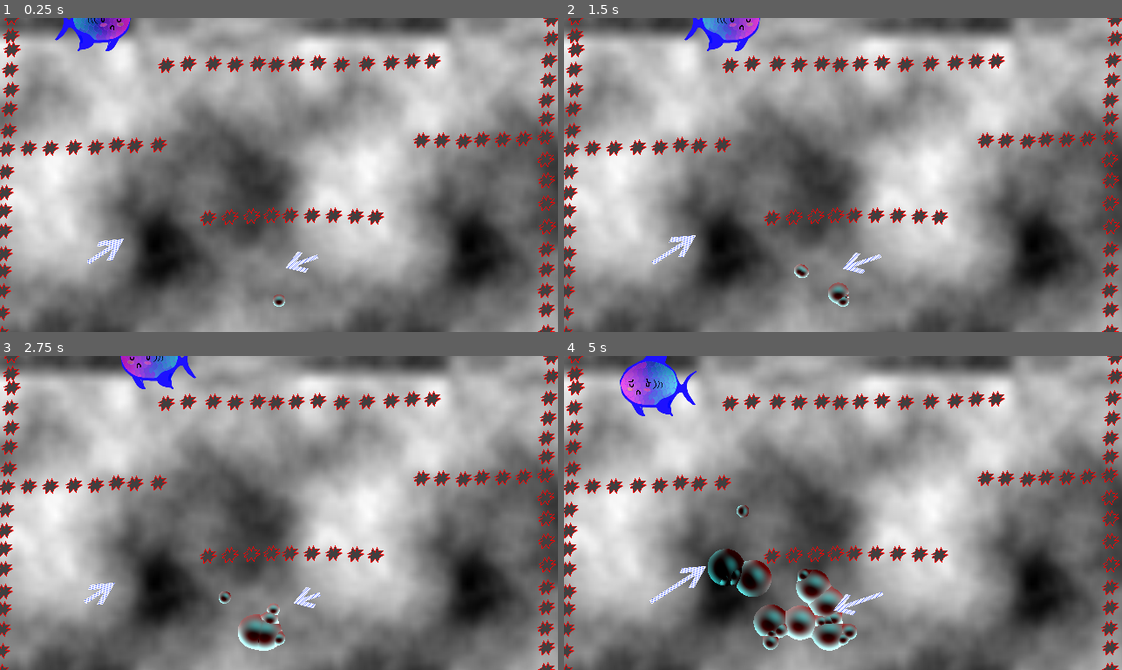
Above: before the commit, frames 1-4 (two rows, left to right).
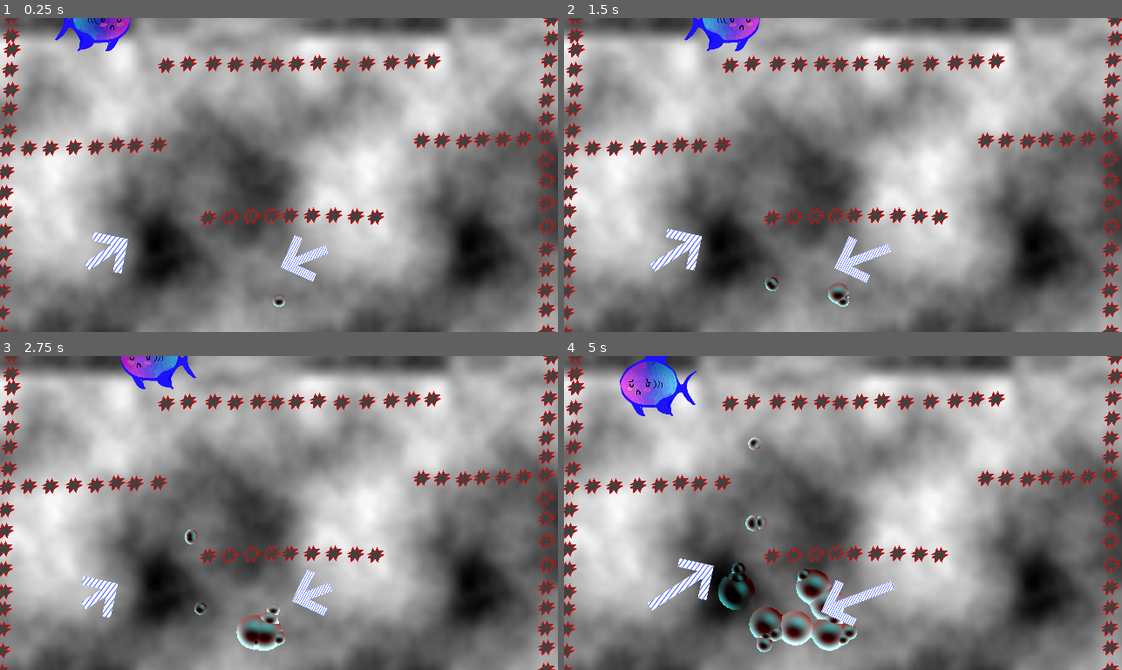
Above: after the commit, the same moments.

Repository: Raattis/ggj25
Game: Godot game, scene res://riku/maailma.tscn
Same seed, same stepped clock (60 frames per second), same inputs: the game is played once before the commit and once after it. The engine's default icon, where the game draws it, is replaced by a stand-in: a white triangle on a blue panel in a dark square.
Inputs (mouse positions are in pixels of both pictures, inside the frame that each line leads up to):
- Up to frame 1 (0.25 s): no input
- Up to frame 2 (1.5 s): move the mouse to (965, 159) at 0.52 s; hold Space (launch) 0.53-1.25 s; click (965, 159) at 0.67 s; drag from (731, 190) to (675, 244) at 1.27 s
- Up to frame 3 (2.75 s): move the mouse to (334, 443) at 2.02 s; hold Right mouse button (remove) from 2.03 s (still down); click (334, 443) at 2.17 s
- Up to frame 4 (5 s): release Right mouse button (remove) at 2.75 s; drag from (815, 575) to (714, 359) at 2.77 s; move the mouse to (1010, 560) at 3.52 s; hold Space (launch) 3.53-4.25 s; click (1010, 560) at 3.67 s; drag from (675, 465) to (653, 384) at 4.27 s

The runs differ from the first frame. In frame 1, 0.9% of the frame differs, in the area x 15-59%, y 68-84%; in frame 2, 1.2%; in frame 3, 1.1%; in frame 4, 3.5%, in the area x 15-60%, y 25-95%.

Commit message:
siirtely pienemmille virtasille

Diff:
--- a/godot-project/riku/maailma.tscn
+++ b/godot-project/riku/maailma.tscn
@@ -8,8 +8,8 @@
 [ext_resource type="PackedScene" uid="uid://dagu8ijc37k04" path="res://riku/death_plane.tscn" id="5_1f6c8"]
 [ext_resource type="PackedScene" uid="uid://c1iba0jrj8j7w" path="res://riku/win_plane.tscn" id="6_1f6c8"]
 [ext_resource type="PackedScene" uid="uid://pibjdynkpeer" path="res://vesa/poks.tscn" id="8_w20kg"]
-[ext_resource type="PackedScene" uid="uid://c6xc05f84igpk" path="res://vesa/virtanen.tscn" id="9_3c7bh"]
-[ext_resource type="PackedScene" path="res://vesa/kalanen.tscn" id="10_em6w7"]
+[ext_resource type="PackedScene" uid="uid://b684m0s4us8kb" path="res://vesa/kalanen.tscn" id="10_em6w7"]
+[ext_resource type="PackedScene" uid="uid://cf81ogclcnnb6" path="res://riku/siirreltava.tscn" id="10_msu6y"]
 
 [node name="maailma" type="Node2D"]
 
@@ -289,16 +289,14 @@
 position = Vector2(373, -202)
 scale = Vector2(24.1192, 0.469113)
 
-[node name="vittu viratanne" parent="." instance=ExtResource("9_3c7bh")]
-position = Vector2(129, 260)
-rotation = -0.582529
-scale = Vector2(0.175746, 0.0923746)
-
-[node name="the virtanen" parent="." instance=ExtResource("9_3c7bh")]
-position = Vector2(339, 284)
-rotation = 2.80721
-scale = Vector2(0.137064, 0.090799)
-
 [node name="the kalanen" parent="." instance=ExtResource("10_em6w7")]
 
+[node name="siirreltava" parent="." instance=ExtResource("10_msu6y")]
+position = Vector2(339, 283)
+rotation = -3.50811
+
+[node name="siirreltava2" parent="." instance=ExtResource("10_msu6y")]
+position = Vector2(131, 260)
+rotation = -0.58294
+
 [connection signal="body_entered" from="cluster" to="cluster" method="_on_body_entered"]
--- a/godot-project/siirreltava.gd
+++ b/godot-project/siirreltava.gd
@@ -5,7 +5,7 @@
 var start := Vector2(0,0)
 
 @export var TYYPIT :Array[PackedScene]
-var tyyppi :int= 0
+var tyyppi :int= -1
 var obu :Node2D= null
 
 func _ready():
--- a/godot-project/vesa/virtanen.gd
+++ b/godot-project/vesa/virtanen.gd
@@ -6,7 +6,7 @@
 var passed_time = 0
 
 func _physics_process(delta: float) -> void:
-	var suunta = Vector2(1,0).rotated(rotation);
+	var suunta = Vector2(1,0).rotated(global_rotation);
 	for kupla in kuplat:
 		kupla.apply_force(suunta * voima);
 
--- a/godot-project/vesa/virtanen.tscn
+++ b/godot-project/vesa/virtanen.tscn
@@ -8,6 +8,7 @@
 size = Vector2(458, 280)
 
 [node name="the virtanen" type="Area2D"]
+scale = Vector2(0.2, 0.2)
 collision_layer = 0
 collision_mask = 2
 script = ExtResource("2_ay0yp")
